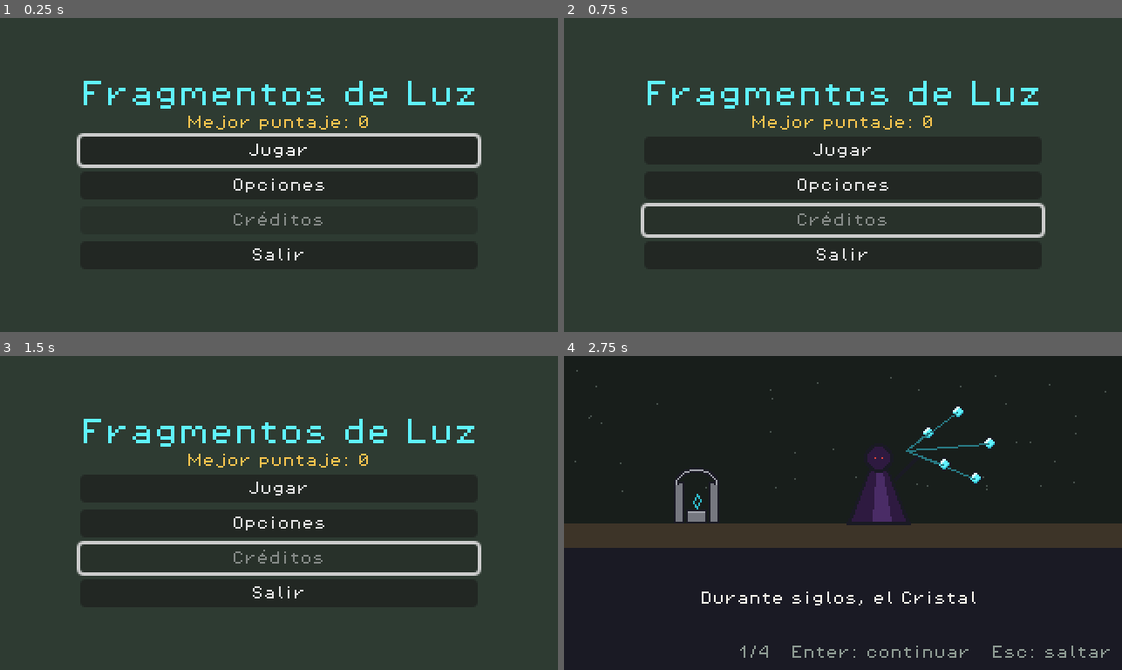
Above: before the commit, frames 1-4 (two rows, left to right).
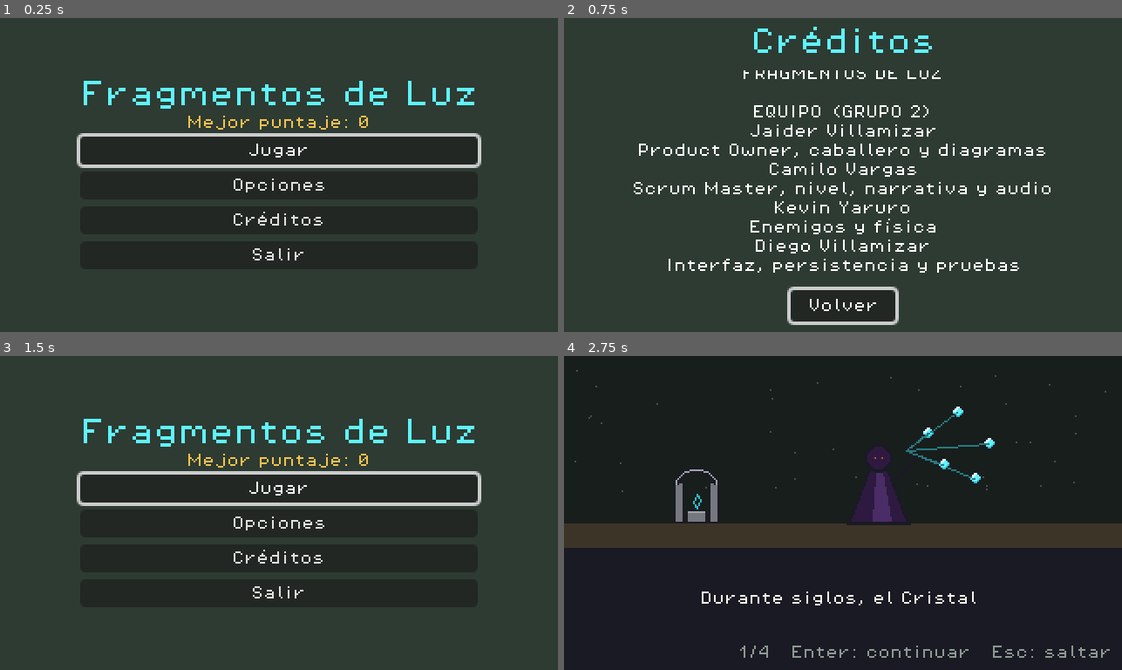
Above: after the commit, the same moments.

Repository: jaider23100/FragmentosDeLuz
Game: Godot game, scene res://scenes/ui/menu_principal.tscn
The game is run twice, just before and just after one commit, with the same random seed, the same clock (stepped at 60 frames per second) and the same inputs.
Inputs (mouse positions are in pixels of both pictures, inside the frame that each line leads up to):
- Up to frame 1 (0.25 s): no input
- Up to frame 2 (0.75 s): click (843, 218) at 0.5 s, where only the run after the commit has a clickable "Créditos"
- Up to frame 3 (1.5 s): click (279, 644) at 1.25 s, where only the run after the commit has a clickable "Volver"
- Up to frame 4 (2.75 s): click "Jugar" at 2 s

The runs differ from the first frame. In frame 1, 0.2% of the frame differs, in the area x 41-58%, y 61-67%; in frame 2, 8.9%, in the area x 12-88%, y 2-98%; in frame 3, 3.6%; in frame 4, nothing differs.

Commit message:
feat(ui): agrega pantalla de créditos con licencias

Diff:
--- /dev/null
+++ b/scenes/ui/creditos.tscn
@@ -0,0 +1,76 @@
+[gd_scene load_steps=2 format=3]
+
+[ext_resource type="Script" path="res://scripts/ui/creditos.gd" id="1_creditos"]
+
+[node name="Creditos" type="Control"]
+layout_mode = 3
+anchors_preset = 15
+anchor_right = 1.0
+anchor_bottom = 1.0
+grow_horizontal = 2
+grow_vertical = 2
+script = ExtResource("1_creditos")
+
+[node name="Fondo" type="ColorRect" parent="."]
+layout_mode = 1
+anchors_preset = 15
+anchor_right = 1.0
+anchor_bottom = 1.0
+grow_horizontal = 2
+grow_vertical = 2
+mouse_filter = 2
+color = Color(0.18, 0.231, 0.196, 1)
+
+[node name="Titulo" type="Label" parent="."]
+layout_mode = 1
+anchors_preset = 10
+anchor_right = 1.0
+offset_top = 6.0
+offset_bottom = 26.0
+grow_horizontal = 2
+theme_override_colors/font_color = Color(0.373, 0.953, 1, 1)
+theme_override_font_sizes/font_size = 16
+text = "Créditos"
+horizontal_alignment = 1
+
+[node name="Desplazamiento" type="ScrollContainer" parent="."]
+unique_name_in_owner = true
+layout_mode = 1
+anchors_preset = 15
+anchor_right = 1.0
+anchor_bottom = 1.0
+offset_left = 20.0
+offset_top = 30.0
+offset_right = -20.0
+offset_bottom = -28.0
+grow_horizontal = 2
+grow_vertical = 2
+horizontal_scroll_mode = 0
+vertical_scroll_mode = 3
+
+[node name="EtiquetaTexto" type="Label" parent="Desplazamiento"]
+unique_name_in_owner = true
+layout_mode = 2
+size_flags_horizontal = 3
+theme_override_font_sizes/font_size = 8
+horizontal_alignment = 1
+autowrap_mode = 3
+
+[node name="BotonVolver" type="Button" parent="."]
+unique_name_in_owner = true
+layout_mode = 1
+anchors_preset = 7
+anchor_left = 0.5
+anchor_top = 1.0
+anchor_right = 0.5
+anchor_bottom = 1.0
+offset_left = -30.0
+offset_top = -24.0
+offset_right = 30.0
+offset_bottom = -6.0
+grow_horizontal = 2
+grow_vertical = 0
+theme_override_font_sizes/font_size = 8
+text = "Volver"
+
+[connection signal="pressed" from="BotonVolver" to="." method="_on_boton_volver_pressed"]
--- a/scenes/ui/menu_principal.tscn
+++ b/scenes/ui/menu_principal.tscn
@@ -68,7 +68,6 @@
 [node name="BotonCreditos" type="Button" parent="Contenedor"]
 layout_mode = 2
 theme_override_font_sizes/font_size = 8
-disabled = true
 text = "Créditos"
 
 [node name="BotonSalir" type="Button" parent="Contenedor"]
@@ -82,4 +81,5 @@
 [connection signal="pressed" from="Contenedor/BotonJugar" to="." method="_on_boton_jugar_pressed"]
 [connection signal="pressed" from="Contenedor/BotonSalir" to="." method="_on_boton_salir_pressed"]
 [connection signal="pressed" from="Contenedor/BotonOpciones" to="." method="_on_boton_opciones_pressed"]
+[connection signal="pressed" from="Contenedor/BotonCreditos" to="." method="_on_boton_creditos_pressed"]
 [connection signal="cerrado" from="Opciones" to="." method="_on_opciones_cerrado"]
--- /dev/null
+++ b/scripts/ui/creditos.gd
@@ -0,0 +1,86 @@
+class_name Creditos
+extends Control
+## Pantalla de créditos: equipo, recursos de terceros con su licencia y aviso de Godot (RF-18, HU-22).
+##
+## El texto sube solo; las flechas lo mueven a mano y Volver o Esc regresan al menú (CU-07).
+
+## Velocidad del desplazamiento automático, en píxeles por segundo.
+const VELOCIDAD: float = 10.0
+
+const TEXTO: String = """FRAGMENTOS DE LUZ
+
+EQUIPO (GRUPO 2)
+Jaider Villamizar
+Product Owner, caballero y diagramas
+Camilo Vargas
+Scrum Master, nivel, narrativa y audio
+Kevin Yaruro
+Enemigos y física
+Diego Villamizar
+Interfaz, persistencia y pruebas
+
+ARTE PROPIO DEL EQUIPO
+Caballero, slime, murciélago, objetos,
+interfaz e ilustraciones de la historia
+
+TILESET
+Four Seasons Platformer Tileset
+RottingPixels, en Brackeys Platformer Bundle
+Licencia CC0. Oscurecido por el equipo
+
+FUENTE
+Pixel Operator 8, Jayvee Enaguas
+en Brackeys Platformer Bundle. Licencia CC0
+
+MÚSICA
+Time for Adventure
+Brackeys y Sofia Thirslund. Licencia CC0
+[Chiptune] Medieval: The Bard's Tale
+RandomMind (OpenGameArt). Licencia CC0
+
+EFECTOS DE SONIDO
+Brackeys y Asbjørn Thirslund
+en Brackeys Platformer Bundle. Licencia CC0
+Efectos sintetizados por el equipo
+
+PRUEBAS
+GUT 9.5.0, Butch Wesley. Licencia MIT
+
+MOTOR
+Hecho con Godot Engine 4.5
+(c) 2014-presente, colaboradores de Godot Engine
+(c) 2007-2014, Juan Linietsky y Ariel Manzur
+Licencia MIT. godotengine.org/license
+
+Gracias por jugar"""
+
+@onready var _desplazamiento: ScrollContainer = %Desplazamiento
+@onready var _etiqueta_texto: Label = %EtiquetaTexto
+@onready var _boton_volver: Button = %BotonVolver
+
+var _posicion: float = 0.0
+
+
+func _ready() -> void:
+	EstadoJuego.cambiar_fase(EstadoJuego.Fase.MENU)
+	_etiqueta_texto.text = TEXTO
+	_boton_volver.grab_focus()
+
+
+func _process(delta: float) -> void:
+	var limite: float = maxf(_etiqueta_texto.size.y - _desplazamiento.size.y, 0.0)
+	_posicion = minf(_posicion + VELOCIDAD * delta, limite)
+	_desplazamiento.scroll_vertical = roundi(_posicion)
+
+
+func _input(evento: InputEvent) -> void:
+	if evento.is_action_pressed("pausa"):
+		_on_boton_volver_pressed()
+	elif evento.is_action_pressed("ui_down"):
+		_posicion += 16.0
+	elif evento.is_action_pressed("ui_up"):
+		_posicion = maxf(_posicion - 16.0, 0.0)
+
+
+func _on_boton_volver_pressed() -> void:
+	GestorEscenas.cambiar_escena(GestorEscenas.MENU)
--- a/scripts/ui/menu_principal.gd
+++ b/scripts/ui/menu_principal.gd
@@ -29,5 +29,9 @@
 	_boton_opciones.grab_focus()
 
 
+func _on_boton_creditos_pressed() -> void:
+	GestorEscenas.cambiar_escena(GestorEscenas.CREDITOS)
+
+
 func _on_boton_salir_pressed() -> void:
 	get_tree().quit()
Not shown, added: scripts/ui/creditos.gd.uid
